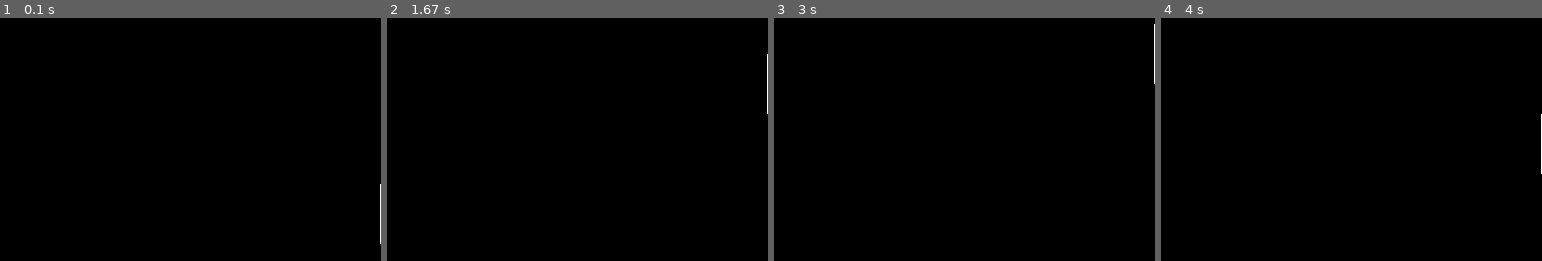
Above: before the commit, frames 1-4 (left to right).
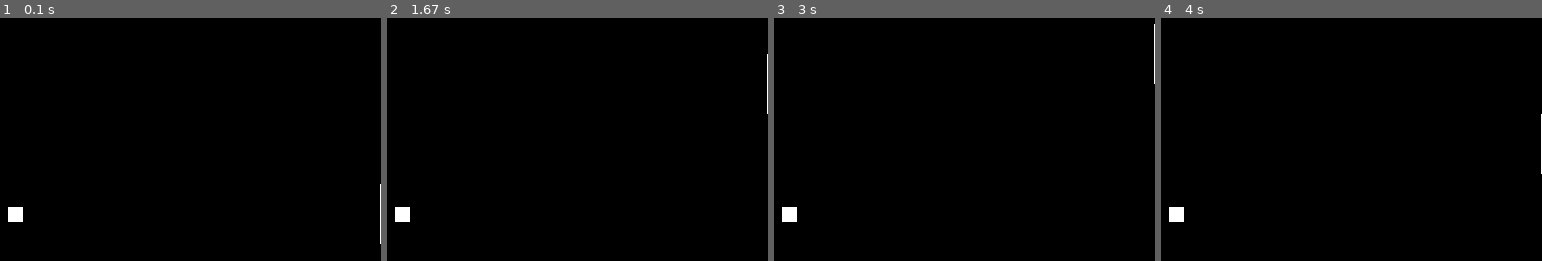
Above: after the commit, the same moments.

Repository: CollinsLord/pygame-pong
Game: pygame game, started from pong.py
Two runs of this game, one before a commit and one after it. Both use one fixed random seed, a clock stepped at 60 frames per second and the inputs below.
Inputs:
- Up to frame 1 (0.1 s): no input
- Up to frame 2 (1.67 s): hold Up 0.33-0.8 s; hold Down 0.83-1.13 s; tap Z at 0.9, 1.23, 1.63 s; hold Up 1.17-1.53 s; hold Down from 1.57 s (still down)
- Up to frame 3 (3 s): release Down at 1.93 s; hold Up 1.97-2.27 s; tap Z at 2.03, 2.37, 2.7 s; hold Down 2.3-2.6 s; hold Up from 2.63 s (still down)
- Up to frame 4 (4 s): release Up at 3 s; hold Down 3.03-3.4 s; tap Z at 3.1, 3.5, 3.83 s; hold Up 3.43-3.73 s; hold Down from 3.77 s (still down)
The pictures show only the part of the screen within x 48-98%, y 0-50%; the shares and areas given below are measured in that part.

The runs differ from the first frame. In frame 1, 0.2% of the frame differs, in the area x 2-7%, y 77-84%; in frame 2, 0.2%; in frame 3, 0.2%; in frame 4, 0.2%.

Commit message:
created ball. refs #12

Diff:
--- a/pong.py
+++ b/pong.py
@@ -43,6 +43,13 @@
         if self.rect.y > HEIGHT - PADDLE_HEIGHT:
             self.rect.y = HEIGHT - PADDLE_HEIGHT
 
+class Ball(pygame.sprite.Sprite):
+    def __init__(self):
+        pygame.sprite.Sprite.__init__(self)
+        self.image = pygame.Surface((15, 15))
+        self.image.fill(WHITE)
+        self.rect = self.image.get_rect()
+        self.rect.center = (WIDTH / 2, HEIGHT / 2)
 
 pygame.init()
 screen = pygame.display.set_mode((WIDTH, HEIGHT))
@@ -53,6 +60,8 @@
 right_paddle = Paddle(WIDTH - 30, pygame.K_UP, pygame.K_DOWN)
 all_sprites.add(left_paddle)
 all_sprites.add(right_paddle)
+ball = Ball()
+all_sprites.add(ball)
 while True:
     dt = clock.tick(FPS) / 1000
     for event in pygame.event.get():
